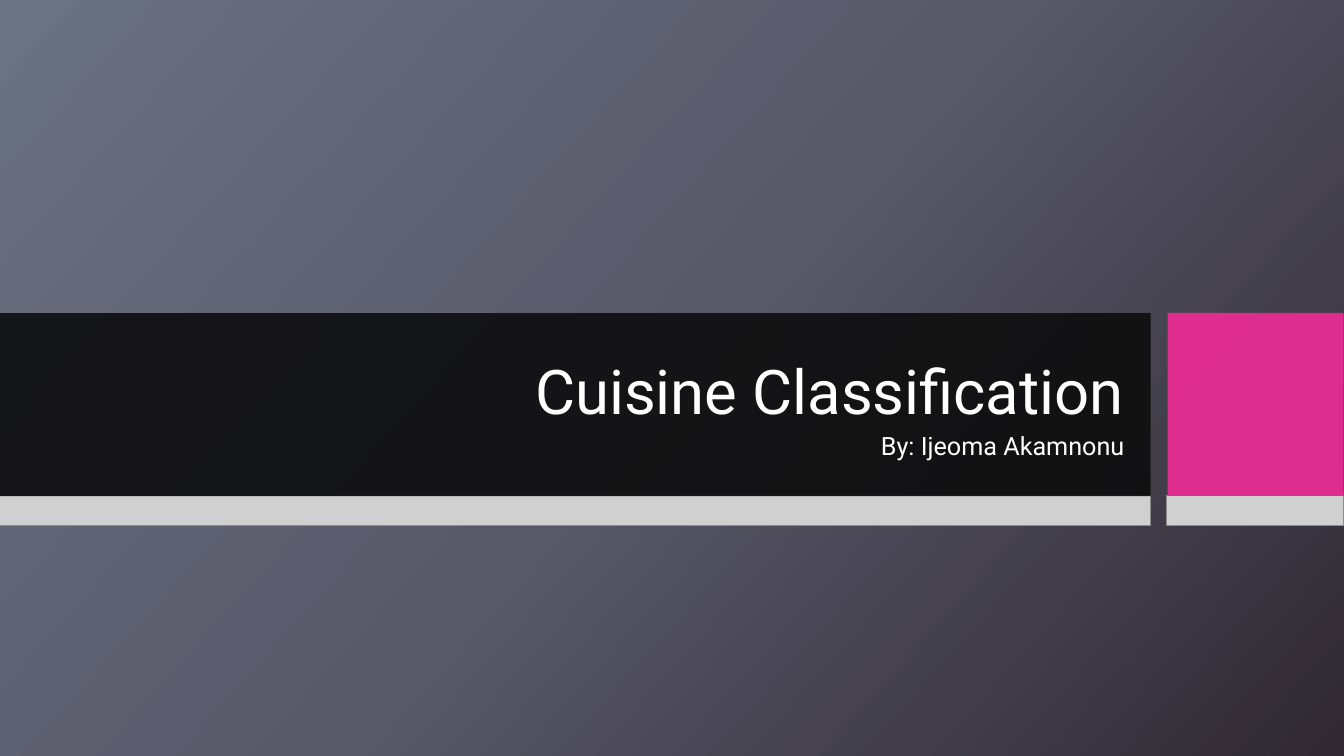
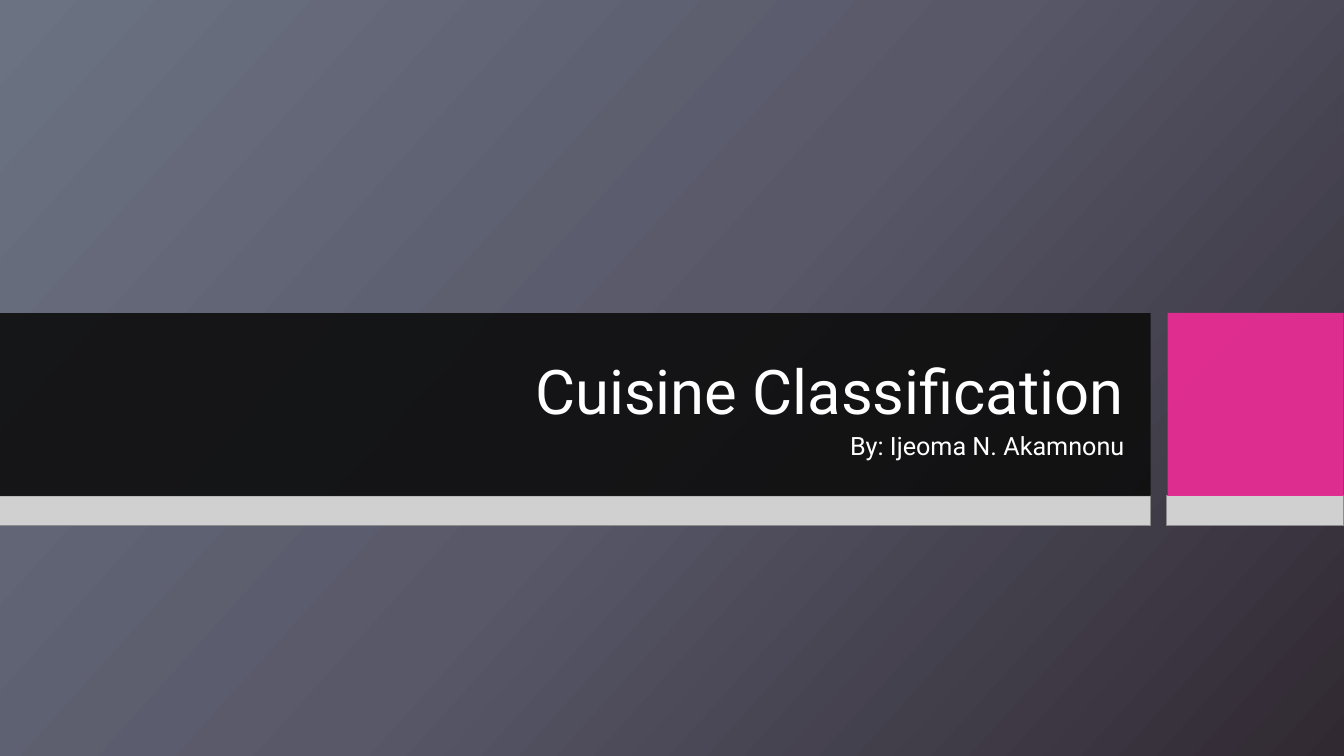
Before and after one commit to aamoeji04/Cuisine_Classification_Capstone, a slide deck: slide 1 of Cuisine_Classification.pptx. Drawn at 1344x756 pixels with LibreOffice and Linux fonts; fonts in the diff are those of the drawing; grey boxes stand for pictures; background and template pictures are left out. Boxes give left, top, right and bottom in pixels: in the first picture for what was removed or moved away, otherwise in the second. Text is boxed around its words. In the diff, an @@ line names an element or a change of style, - is before the commit and + after.

```diff
--- a/Cuisine_Classification.pptx
+++ b/Cuisine_Classification.pptx
@@ subtitle at (x1=850, y1=436, x2=1124, y2=461): text changed @@
-By: Ijeoma Akamnonu
+By: Ijeoma N. Akamnonu
```
Also in this commit, not shown: 2 other slides changed.
